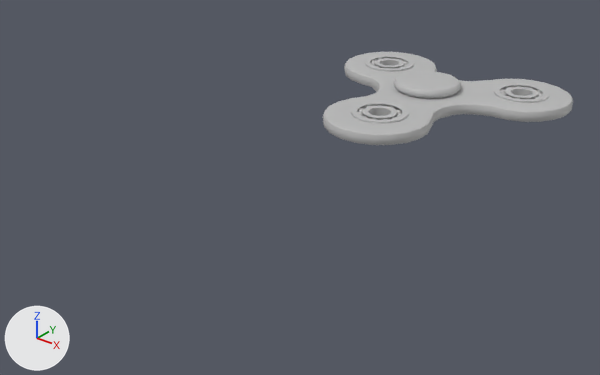
The FBX model Assets/3D/FidgetSpinnger/Fidget_Nuovi_Pivot.fbx, before and after one commit.
Camera for both pictures: a 50 mm camera at (0.09, -0.0854, 0.0671) aimed at (-0.0019, 0.0295, -0.0042). Arrows for +X, +Y and +Z are at lower left; the lights stay in place. Where no turn or scale is listed for an object, it has been applied to the vertices.

Objects in the first picture: 'Corpo_Fidget', 'Cuscinetto1', 'Cuscinetto2', 'Cuscinetto3'.
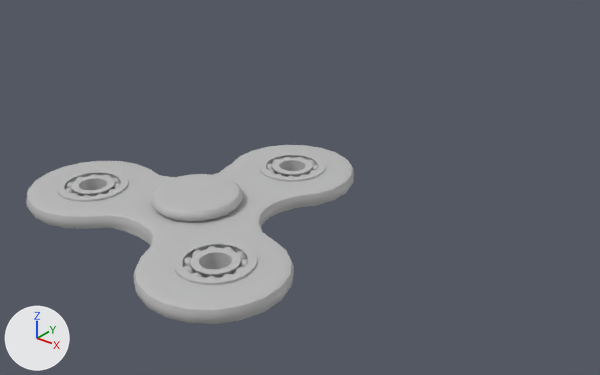
What differs and where, as boxes [x1, y1, x2, y2] in the pictures (600 x 375 px):
```json
{"object": "Corpo_Fidget", "change": "mesh turned, moved", "before": [323, 52, 573, 145], "after": [26, 145, 354, 324]}
{"object": "Cuscinetto1", "change": "mesh turned, moved", "before": [351, 102, 409, 124], "after": [173, 240, 257, 285]}
{"object": "Cuscinetto2", "change": "mesh turned, moved", "before": [365, 55, 414, 71], "after": [57, 170, 129, 202]}
{"object": "Cuscinetto3", "change": "mesh turned, moved", "before": [494, 83, 549, 103], "after": [259, 152, 326, 182]}
```

Edits to the scene script, one JSON object a line:
```json
{"block": "me_mesh_001", "where": "me_mesh_001.from_pydata(...)  # 1568 vertices, 1546 faces; spans x -0.006..0.006, y -0.00602..0.00602, z -0.00159..0.00159"}
{"block": "me_mesh_001", "where": "# used by ob_cuscinetto2; location = (-0.0168, 0.0835, 0.0036)"}
{"block": "me_mesh_001", "change": "me_mesh_001 part 1: the whole mesh is turned 51.4 degrees about the z axis through its middle, then moved by (-0.01843, -0.00675, 0.0036)"}
{"block": "me_mesh", "where": "me_mesh.from_pydata(...)  # 1568 vertices, 1546 faces; spans x -0.006..0.006, y -0.00602..0.00602, z -0.00159..0.00159"}
{"block": "me_mesh", "where": "# used by ob_cuscinetto3; location = (0.0183, 0.0835, 0.0036)"}
{"block": "me_mesh", "change": "me_mesh part 2: the whole mesh is turned 51.4 degrees about the z axis through its middle, then moved by (0.00345, 0.02065, 0.0036)"}
{"block": "me_mesh_002", "where": "me_mesh_002.from_pydata(...)  # 1568 vertices, 1546 faces; spans x -0.006..0.006, y -0.00602..0.00602, z -0.00159..0.00159"}
{"block": "me_mesh_002", "where": "# used by ob_cuscinetto1; location = (0.0004, 0.0534, 0.0036)"}
{"block": "me_mesh_002", "change": "me_mesh_002 part 3: the whole mesh is turned 51.4 degrees about the z axis through its middle, then moved by (0.01577, -0.01205, 0.0036)"}
{"block": "me_mesh_003", "where": "me_mesh_003.from_pydata(...)  # 787 vertices, 807 faces; spans x -0.0287..0.0287, y -0.0268..0.0268, z -0.0035..0.0035"}
{"block": "me_mesh_003", "where": "# used by ob_corpo_fidget; location = (0.0007, 0.0684, 0.0035)"}
{"block": "me_mesh_003", "change": "me_mesh_003 part 4: the whole mesh is turned 51.4 degrees about the z axis through its middle, then moved by (0.0043, -0.0025, 0.0035)"}
{"op": "set", "path": "ob_cuscinetto2.location", "old": "(-0.0168, 0.0835, 0.0036)", "new": "(0.0, 0.0, 0.0)"}
{"op": "set", "path": "ob_cuscinetto3.location", "old": "(0.0183, 0.0835, 0.0036)", "new": "(0.0, 0.0, 0.0)"}
{"op": "set", "path": "ob_cuscinetto1.location", "old": "(0.0004, 0.0534, 0.0036)", "new": "(0.0, 0.0, 0.0)"}
{"op": "set", "path": "ob_corpo_fidget.location", "old": "(0.0007, 0.0684, 0.0035)", "new": "(0.0, 0.0, 0.0)"}
```
